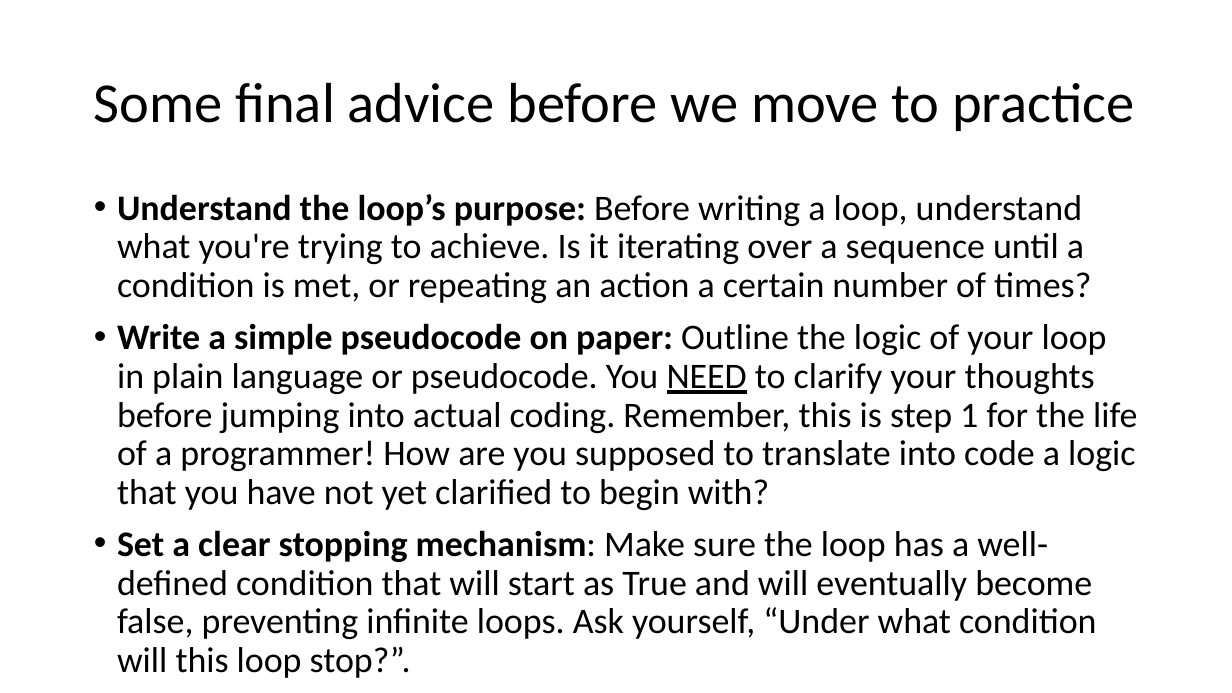
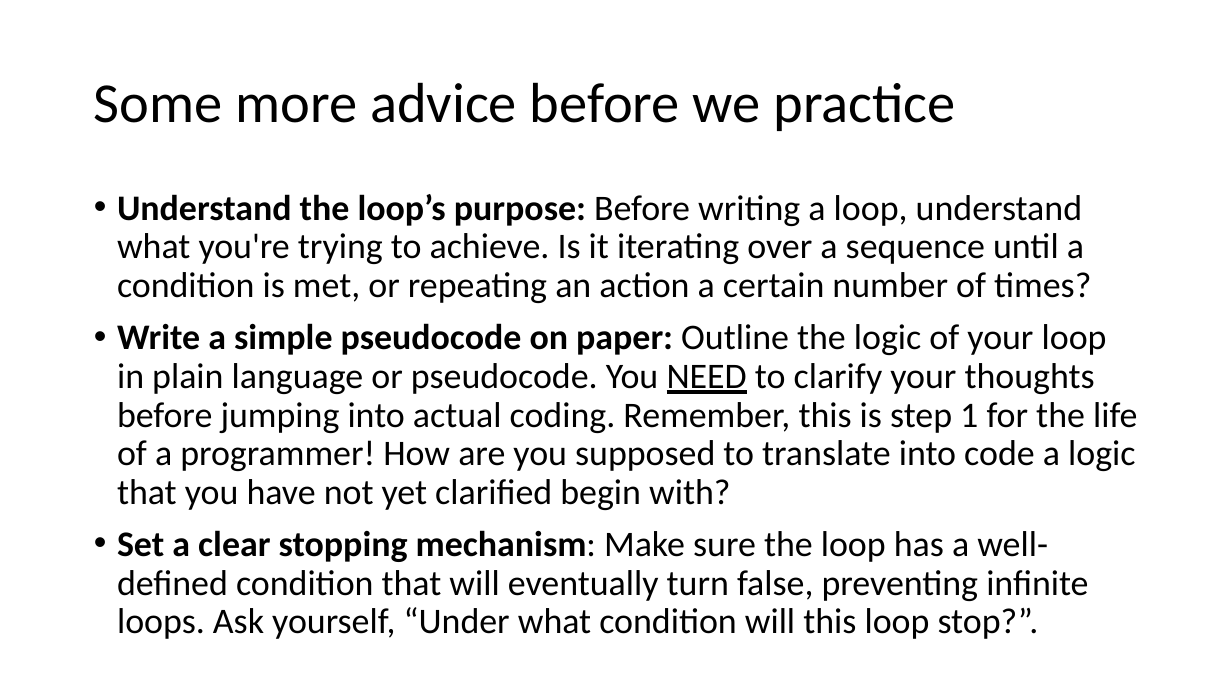
Before and after one commit to matthieudemari/SUTD_ILP_Computing, a slide deck: slide 19 of Chapter 5/Lecture_5.pptx. Drawn at 1232x693 pixels with LibreOffice and Linux fonts; fonts in the diff are those of the drawing. Boxes give left, top, right and bottom in pixels: in the first picture for what was removed or moved away, otherwise in the second. Text is boxed around its words. In the diff, an @@ line names an element or a change of style, - is before the commit and + after.

Commit message:
Made minor changes to slides after teaching. Some cleanup as well.

```diff
--- a/Chapter 5/Lecture_5.pptx
+++ b/Chapter 5/Lecture_5.pptx
@@ title at <box>94,82,955,131</box>: text changed @@
-Some final advice before we move to practice
+Some more advice before we practice
@@ text at <box>117,323,1137,639</box>: text changed @@
-• Write a simple pseudocode on paper: Outline the logic of your loop in plain language or pseudocode. You NEED to clarify your thoughts before jumping into actual coding. Remember, this is step 1 for the life of a programmer! How are you supposed to translate into code a logic that you have not yet clarified to begin with?
-• Set a clear stopping mechanism: Make sure the loop has a well-defined condition that will start as True and will eventually become false, preventing infinite loops. Ask yourself, “Under what condition will this loop stop?”.
+• Write a simple pseudocode on paper: Outline the logic of your loop in plain language or pseudocode. You NEED to clarify your thoughts before jumping into actual coding. Remember, this is step 1 for the life of a programmer! How are you supposed to translate into code a logic that you have not yet clarified begin with?
+• Set a clear stopping mechanism: Make sure the loop has a well-defined condition that will eventually turn false, preventing infinite loops. Ask yourself, “Under what condition will this loop stop?”.
```
Also in this commit, not shown: 7 other slides changed, 5 slides added, 6 other files.
